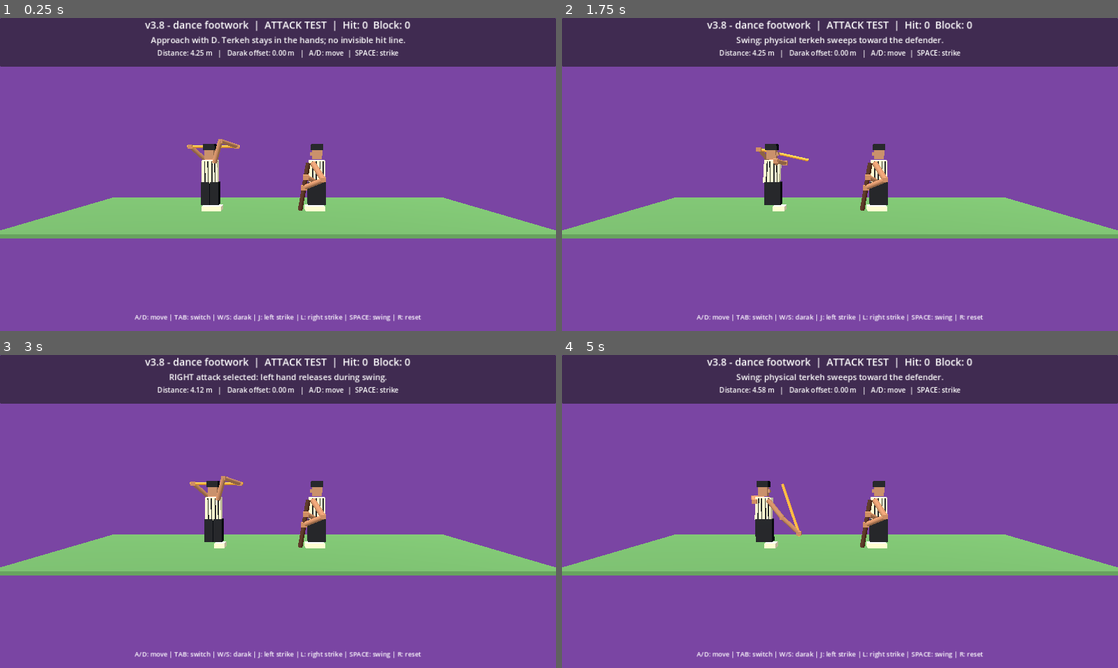
Above: before the commit, frames 1-4 (two rows, left to right).
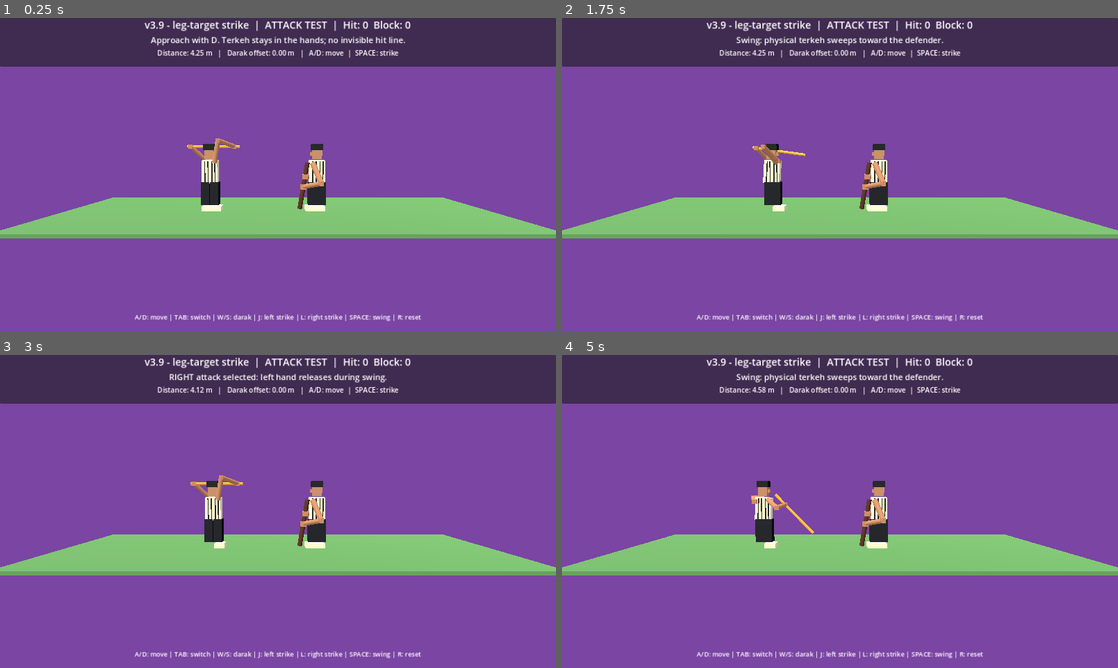
Above: after the commit, the same moments.

Repository: vahidainima-prog/tarke-darak-game
Game: Godot game, scene res://main.tscn
Same seed, same stepped clock (60 frames per second), same inputs: the game is played once before the commit and once after it.
Inputs:
- Up to frame 1 (0.25 s): no input
- Up to frame 2 (1.75 s): tap Enter at 0.5 s; hold D 0.53-1.28 s; tap Tab at 0.6 s; tap Space at 0.77, 1.52 s; hold S from 1.28 s (still down); tap R at 1.35 s
- Up to frame 3 (3 s): release S at 2.03 s; hold D 2.03-2.78 s; tap J at 2.1 s; hold W from 2.78 s (still down); tap L at 2.85 s
- Up to frame 4 (5 s): tap Space at 3.02, 3.77, 4.52 s; release W at 3.53 s; hold A from 3.53 s (still down); tap Tab at 3.6 s; tap R at 4.35 s

The runs differ from the first frame. In frame 1, 0.8% of the frame differs, in the area x 26-74%, y 0-62%; in frame 2, 0.9%; in frame 3, 0.8%; in frame 4, 1.0%.

Commit message:
Align visible terkeh tip with defender lower-leg target and bring darak into strike plane

Diff:
--- a/tarke_darak_godot_v2/main.gd
+++ b/tarke_darak_godot_v2/main.gd
@@ -2,7 +2,7 @@
 
 # Godot 4.x — visual mechanics test. Side camera looks along -Z.
 # Feint depth: negative Z is BEHIND the attacker; positive Z is IN FRONT.
-const BUILD_LABEL := "v3.8 - dance footwork"
+const BUILD_LABEL := "v3.9 - leg-target strike"
 const DEF_X := 1.55
 const MIN_X := -4.7
 const MAX_X := 0.35
@@ -282,29 +282,27 @@
  say("Swing: physical terkeh sweeps toward the defender.")
 
 func strike_ends(p: float) -> Array[Vector3]:
- # Kinematic, constrained two-handed strike. The grip is always at the hands.
- # Acceleration and deceleration make the swing read as a weighted wooden rod.
+ # The visible free tip travels from above the head to the opponent's lower leg.
+ # Maximum reach is fixed: moving closer matters, and distant swings still miss.
  var t := clampf(p, 0.0, 1.0)
- # Phase is integrated with angular acceleration and braking, not eased by time.
- # A full follow-through: the tip travels forward and down toward the shins.
- # Lateral depth passes through the guard plane before the leg plane.
- var angle := lerpf(0.0, -1.35, smoothstep(0.0, 1.0, t))
- var z := lerpf(-0.46 + feint_depth * 0.25, 0.38, smoothstep(0.0, 0.65, t))
- z = lerpf(z, 0.05, smoothstep(0.65, 1.0, t))
- # The rod extends on BOTH sides of the two-handed grip, rather than
- # pointing out from a single hand. This keeps the ready pose horizontal.
- # The holding hand drives the rod forward; the tip drops to shin height.
- var grip_center := Vector3(attack_x + 0.05 + 1.27 * t, 2.57 - 1.26 * t, z)
+ var arc := smoothstep(0.0, 1.0, t)
+ var distance := defender_x - attack_x
+ var tip_reach := minf(2.02, distance - 0.18)
+ var tip_x := attack_x + lerpf(1.125, tip_reach, arc)
+ var tip_y := lerpf(2.57, 0.43, arc)
+ # Cross the defender's guard plane on the way to the leg plane.
+ var tip_z := lerpf(-0.46, 0.02, smoothstep(0.0, 1.0, t))
+ var angle := lerpf(0.0, -0.86, arc)
  var direction := Vector3(cos(angle), sin(angle), 0.0)
- var butt := grip_center - direction * (STICK_LENGTH * 0.5)
- var tip := grip_center + direction * (STICK_LENGTH * 0.5)
+ var tip := Vector3(tip_x, tip_y, tip_z)
+ var butt := tip - direction * STICK_LENGTH
  return [butt, tip]
 
 func guard_ends() -> Array[Vector3]:
  # One grip always follows the defender's hand. The lower end pivots across the shins.
  # Guard is held slightly ahead of the defender (toward the attacker) and camera.
- var grip := Vector3(defender_x - 0.48, 1.39, 0.48)
- var bottom := Vector3(defender_x - 0.69 + guard_shift, 0.10, 0.48)
+ var grip := Vector3(defender_x - 0.48, 1.39, 0.18)
+ var bottom := Vector3(defender_x - 0.69 + guard_shift, 0.10, 0.18)
  var top := grip + (grip - bottom).normalized() * 0.55
  return [bottom, top]
 
@@ -356,8 +354,8 @@
  if recovery >= 0.0:
   release_target *= 1.0 - smoothstep(0.20, 0.95, recovery)
  release_blend = release_target
- var left_grip := a + direction * 0.12
- var right_grip := b - direction * 0.12
+ var left_grip := a + direction * 0.14
+ var right_grip := a + direction * lerpf(1.93, 0.55, smoothstep(0.0, 0.35, pose))
  var left_rest := Vector3(attack_x - 0.30, 1.86, 0.25)
  var right_rest := Vector3(attack_x + 0.33, 1.88, 0.25)
  attack_hand_a.position = left_grip.lerp(left_rest, release_blend if strike_side < 0 else 0.0)
